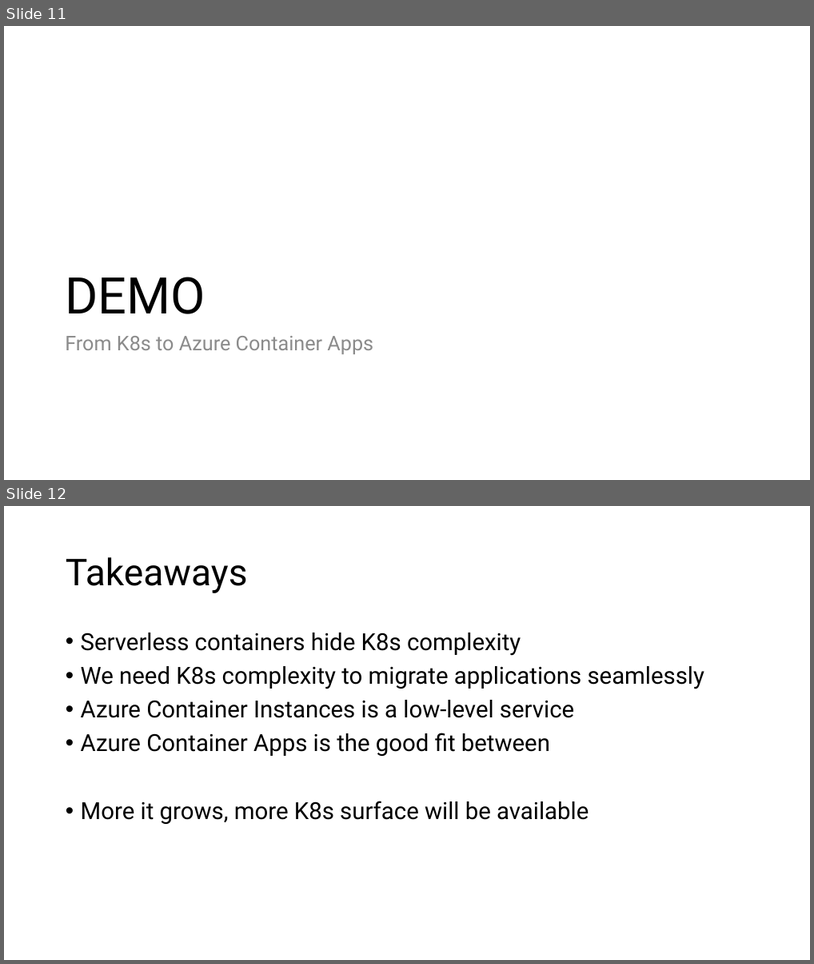
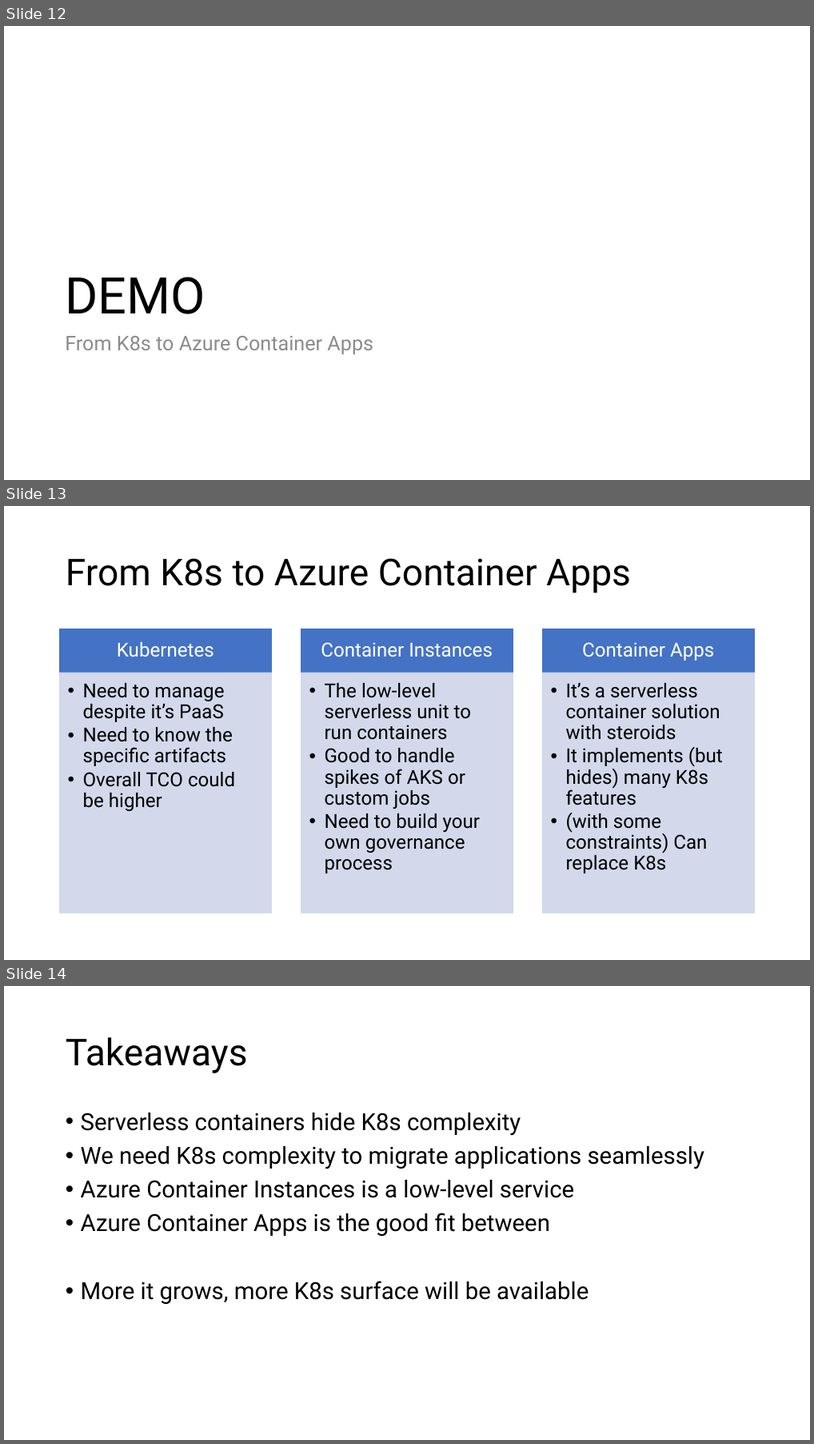
Before and after one commit to childotg/Events.2024, a slide deck: 240408 - DevOps Conference 2024 @London/Efficient Serverless Containers with Azure.pptx. Shown one above the other, each under a label of ours: slides 11 and 12 before the commit, slides 12, 13 and 14 after it. The pictures are 814x964 and 814x1444 pixels, drawn with LibreOffice and Linux fonts; fonts in the diff are those of the drawing. Boxes give left, top, right and bottom in pixels: in the first picture for what was removed or moved away, otherwise in the second. Text is boxed around its words. In the diff, an @@ line names an element or a change of style, - is before the commit and + after.

```diff
--- a/240408 - DevOps Conference 2024 @London/Efficient Serverless Containers with Azure.pptx
+++ b/240408 - DevOps Conference 2024 @London/Efficient Serverless Containers with Azure.pptx
@@ slide 13 added at box(4, 506, 810, 960), background #FFFFFF @@
@@ title added at box(66, 558, 631, 593), 44 pt, text #000000 @@
+From K8s to Azure Container Apps
@@ group added at box(60, 629, 754, 912): 6 rectangles, 6 texts @@
+Kubernetes
+  • Need to manage despite it’s PaaS
+  • Need to know the specific artifacts
+  • Overall TCO could be higher
+Container Instances
+  • The low-level serverless unit to run containers
+  • Good to handle spikes of AKS or custom jobs
+  • Need to build your own governance process
+Container Apps
+  • It’s a serverless container solution with steroids
+  • It implements (but hides) many K8s features
+  • (with some constraints) Can replace K8s
@@ what was slide 11 is now slide 12 @@
@@ what was slide 12 is now slide 14 @@
```
Also in this commit, not shown: 1 slide changed, 1 other slide added, 1 other file.
